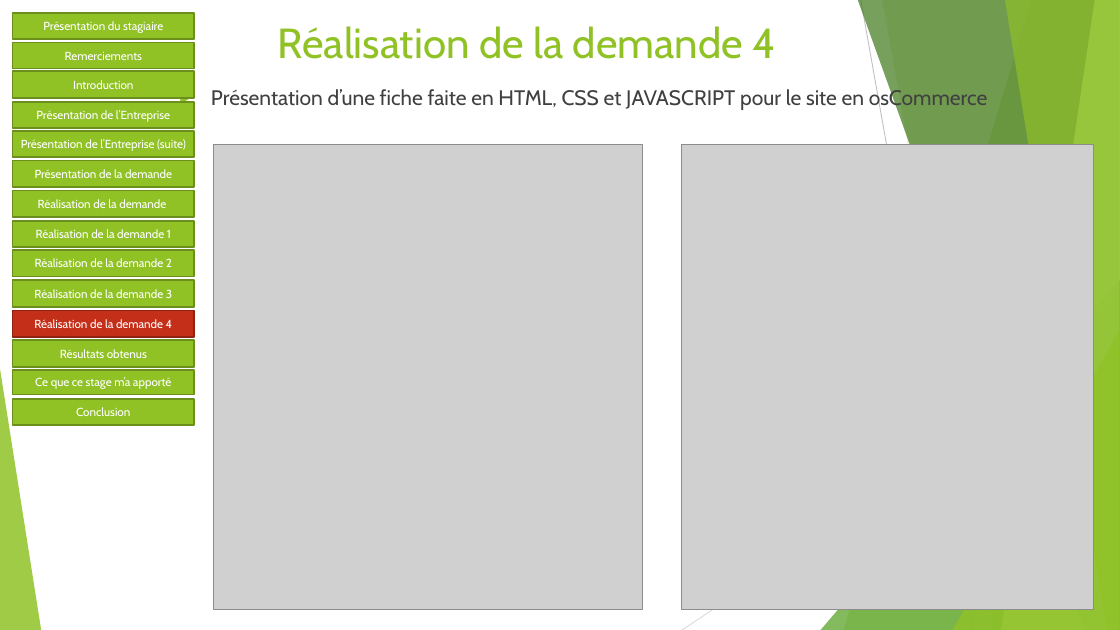
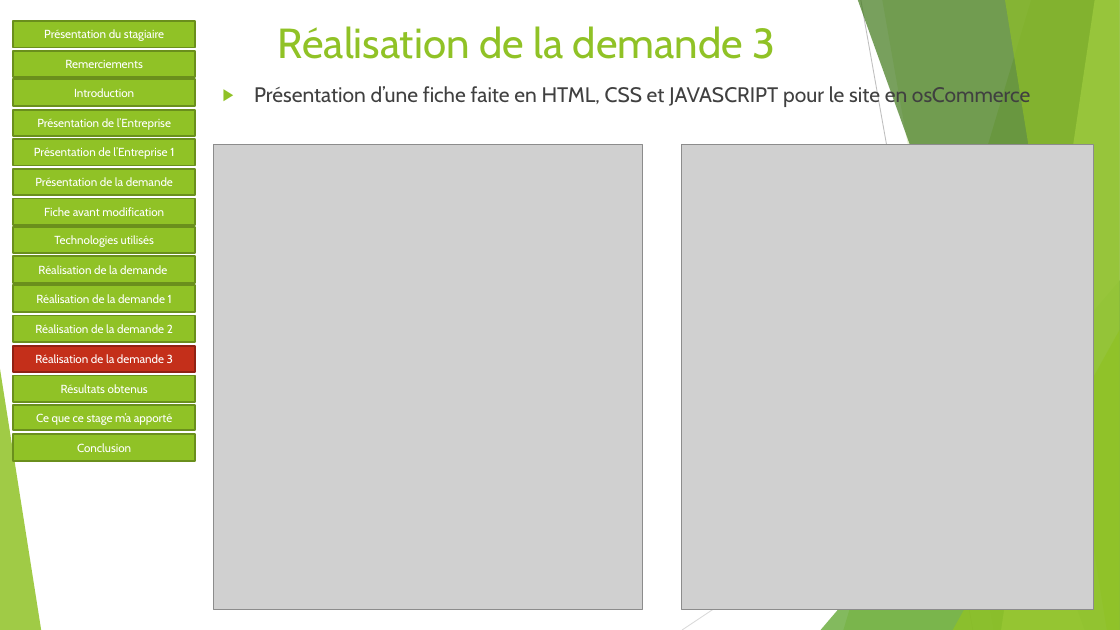
Before and after one commit to Sophie36/LASERSTORE, a slide deck: slide 14 of SOUTENANCE/Soutenance de stage.pptx (slide 13 before the commit). Drawn at 1120x630 pixels with LibreOffice and Linux fonts; fonts in the diff are those of the drawing; grey boxes stand for pictures. Boxes give left, top, right and bottom in pixels: in the first picture for what was removed or moved away, otherwise in the second. Text is boxed around its words. In the diff, an @@ line names an element or a change of style, - is before the commit and + after.

Commit message:
modification de la soutenance

```diff
--- a/SOUTENANCE/Soutenance de stage.pptx
+++ b/SOUTENANCE/Soutenance de stage.pptx
@@ title at <box>278,26,775,59</box>: text changed @@
-Réalisation de la demande 4
+Réalisation de la demande 3
@@ text "Présentation d’une fiche faite en ...": place and size @@
-text "Présentation d’une fiche faite en ..." at <box>211,88,987,112</box>
+text "Présentation d’une fiche faite en ..." at <box>254,85,1030,109</box>
@@ 5 rectangles: place and size @@
-5 rectangles at <box>13,13,194,187</box>
+5 rectangles at <box>13,21,195,196</box>
@@ text in rectangle at <box>34,147,174,159</box>: text changed @@
-Présentation de l’Entreprise (suite)
+Présentation de l’Entreprise 1
@@ rectangle removed at <box>13,191,194,218</box> @@
-Réalisation de la demande
@@ rectangle added at <box>13,198,195,225</box>, fill #90C226, outline #6B901C 1.5 pt, 10 pt, text #FFFFFF @@
+Fiche avant modification
@@ rectangle added at <box>13,227,195,254</box>, fill #90C226, outline #6B901C 1.5 pt, 10 pt, text #FFFFFF @@
+Technologies utilisés
@@ text in rectangle at <box>38,265,167,274</box>: text changed @@
-Réalisation de la demande 2
+Réalisation de la demande
@@ rectangle "Réalisation de la demande 1": place and size @@
-rectangle "Réalisation de la demande 1" at <box>13,221,194,248</box>
+rectangle "Réalisation de la demande 1" at <box>13,286,195,313</box>
@@ 3 rectangles: place and size @@
-3 rectangles at <box>13,43,194,338</box>
+3 rectangles at <box>13,50,195,343</box>
@@ rectangle "Réalisation de la demande 2" at <box>13,316,195,343</box>: fill #C42F1A to #90C226; outline #912313 1.5 pt to #6B901C 1.5 pt @@
@@ text in rectangle at <box>35,324,173,333</box>: text changed @@
-Réalisation de la demande 4
+Réalisation de la demande 2
@@ rectangle "Réalisation de la demande 3": place and size @@
-rectangle "Réalisation de la demande 3" at <box>13,281,194,308</box>
+rectangle "Réalisation de la demande 3" at <box>13,346,195,373</box>
@@ rectangle "Réalisation de la demande 3" at <box>13,346,195,373</box>: fill #90C226 to #C42F1A; outline #6B901C 1.5 pt to #912313 1.5 pt @@
@@ 3 rectangles: place and size @@
-3 rectangles at <box>13,340,194,426</box>
+3 rectangles at <box>13,376,195,461</box>
```
Also in this commit, not shown: 14 other slides changed, 1 slide added.
